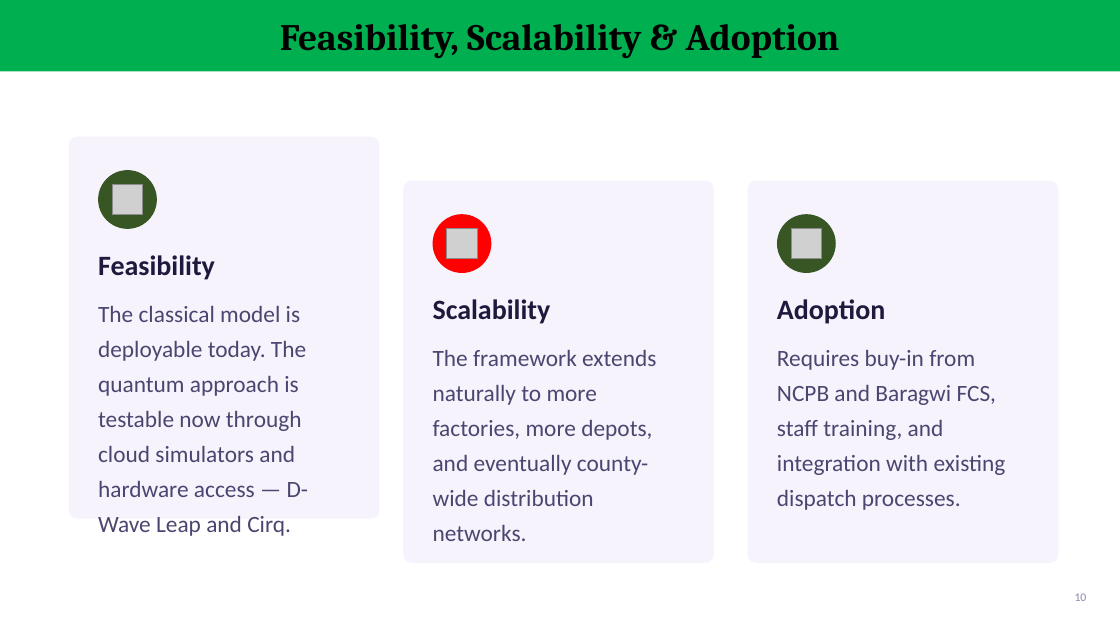
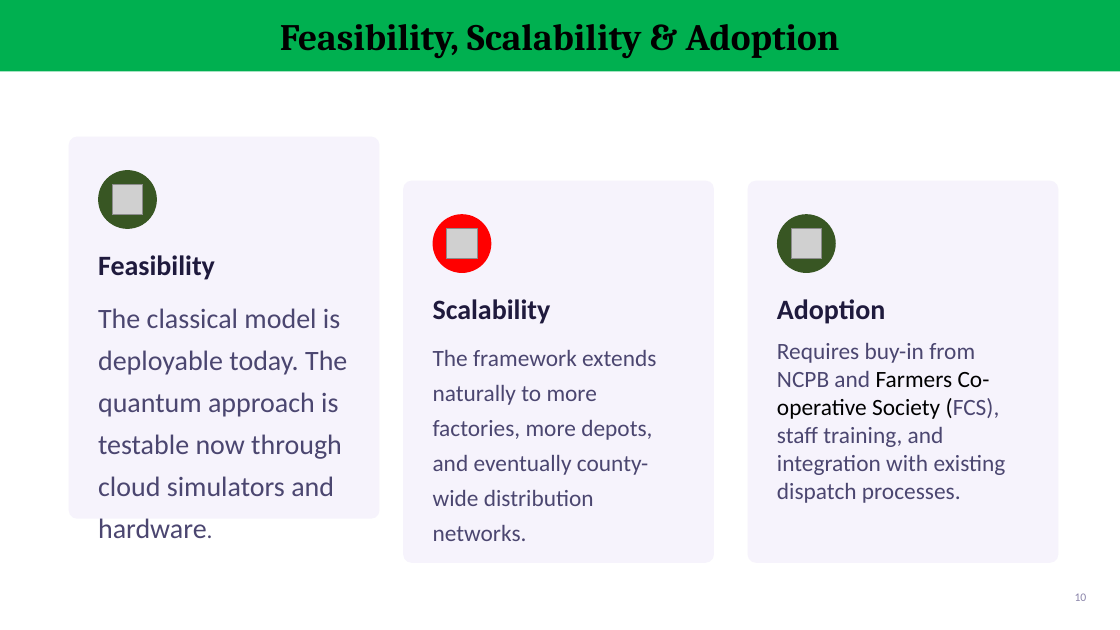
Before and after one commit to Q-solve/QS-Agric-T1, a slide deck: slide 7 of Q-FerliRoutes-Pitchdeck_final.pptx. Drawn at 1120x630 pixels with LibreOffice and Linux fonts; fonts in the diff are those of the drawing; grey boxes stand for pictures. Boxes give left, top, right and bottom in pixels: in the first picture for what was removed or moved away, otherwise in the second. Text is boxed around its words. In the diff, an @@ line names an element or a change of style, - is before the commit and + after.

```diff
--- a/Q-FerliRoutes-Pitchdeck_final.pptx
+++ b/Q-FerliRoutes-Pitchdeck_final.pptx
@@ text at [98, 308, 347, 496]: text changed; size 20 to 24 pt @@
-The classical model is deployable today. The quantum approach is testable now through cloud simulators and hardware access — D-Wave Leap and Cirq.
+The classical model is deployable today. The quantum approach is testable now through cloud simulators and hardware.
@@ text at [777, 343, 1006, 503]: text changed @@
-Requires buy-in from NCPB and Baragwi FCS, staff training, and integration with existing dispatch processes.
+Requires buy-in from NCPB and Farmers Co-operative Society (FCS), staff training, and integration with existing dispatch processes.
```
Also in this commit, not shown: 2 other slides changed.
